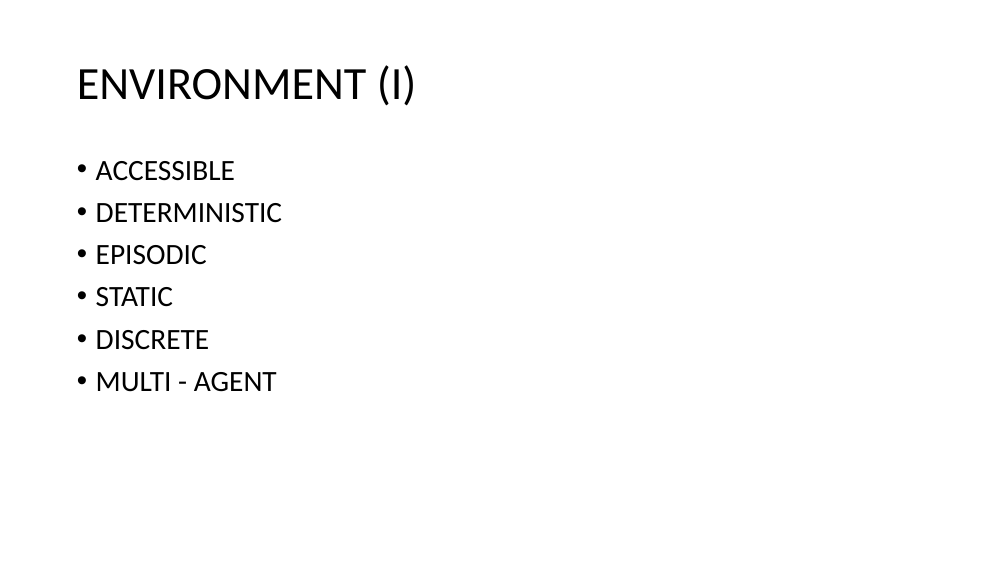
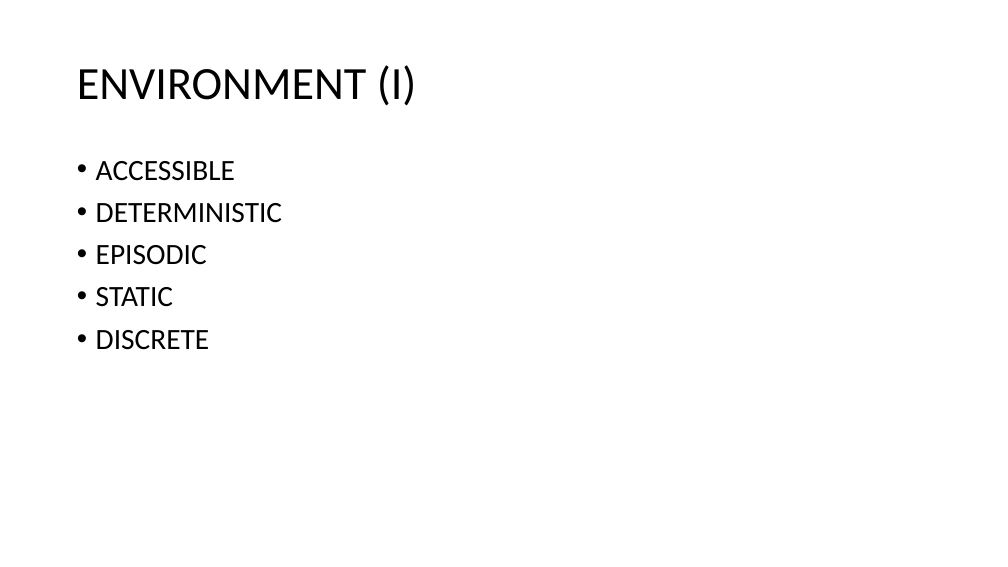
Before and after one commit to emasa/UPC-MAI-IMAS, a slide deck: slide 2 of Delivery 1 - Definition.pptx. Drawn at 1008x567 pixels with LibreOffice and Linux fonts; fonts in the diff are those of the drawing. Boxes give left, top, right and bottom in pixels: in the first picture for what was removed or moved away, otherwise in the second. Text is boxed around its words. In the diff, an @@ line names an element or a change of style, - is before the commit and + after.

```diff
--- a/Delivery 1 - Definition.pptx
+++ b/Delivery 1 - Definition.pptx
@@ text at (96,372,277,392): paragraph removed @@
-• MULTI - AGENT
```
Also in this commit, not shown: 1 other slide changed, 1 slide removed, 3 other files.
